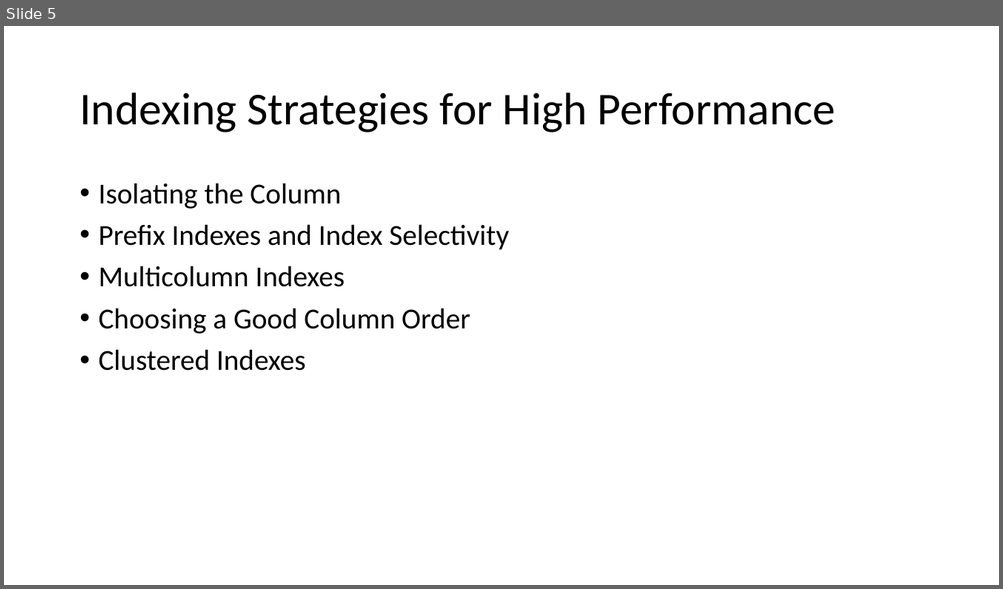
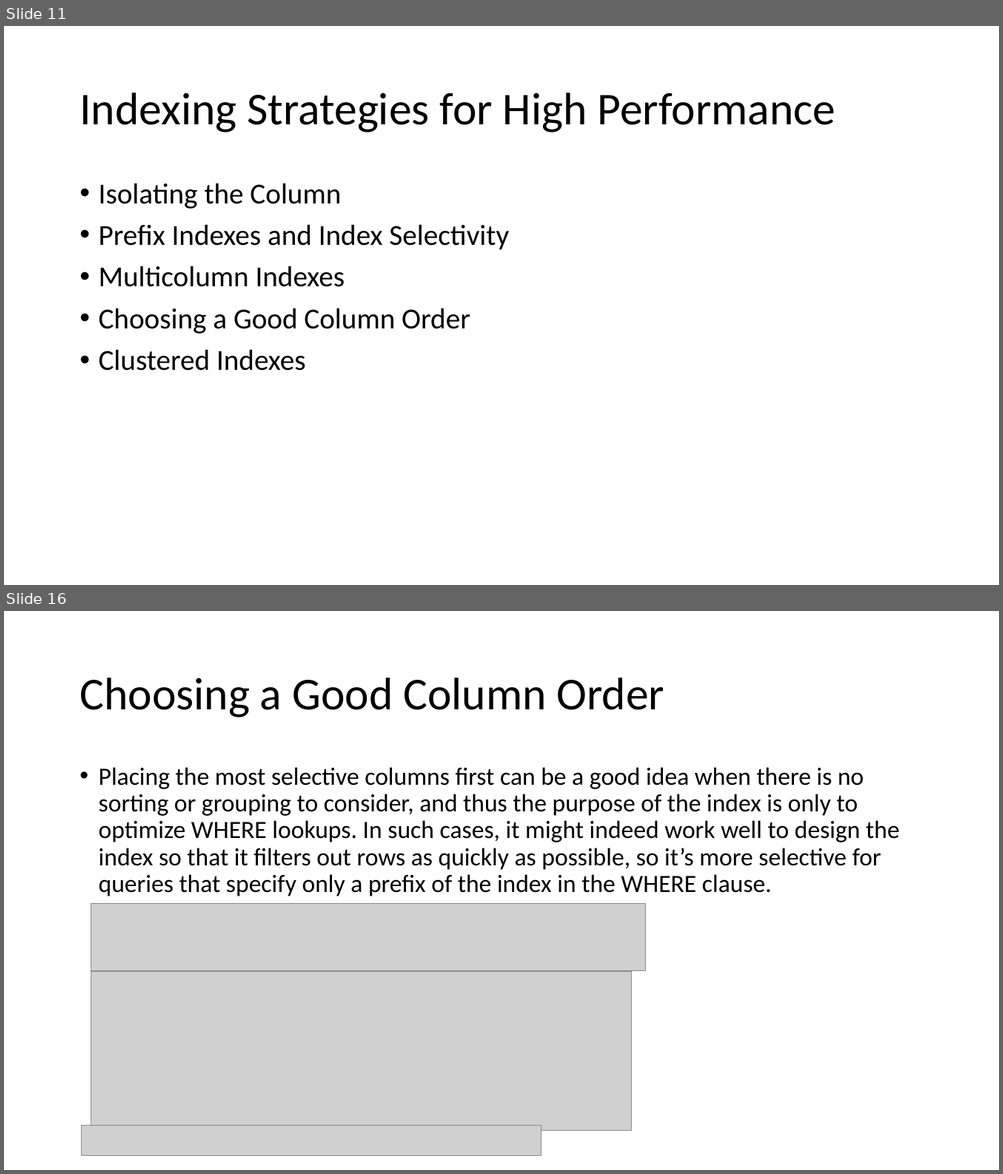
Before and after one commit to virh/case-study, a slide deck: vitess/MySQL Index & Orchestrator.pptx. Shown one above the other, each under a label of ours: slide 5 before the commit, slides 11 and 16 after it; the slides between them are not shown. The pictures are 1003x589 and 1003x1174 pixels, drawn with LibreOffice and Linux fonts; fonts in the diff are those of the drawing; grey boxes stand for pictures. Boxes give left, top, right and bottom in pixels: in the first picture for what was removed or moved away, otherwise in the second. Text is boxed around its words. In the diff, an @@ line names an element or a change of style, - is before the commit and + after.

```diff
--- a/vitess/MySQL Index & Orchestrator.pptx
+++ b/vitess/MySQL Index & Orchestrator.pptx
@@ slide 16 added at box(4, 611, 999, 1170), background #FFFFFF @@
@@ title added at box(79, 678, 665, 718), 44 pt, text #000000 @@
+Choosing a Good Column Order
@@ text added at box(99, 767, 899, 897), 24 pt, text #000000 @@
+• Placing the most selective columns first can be a good idea when there is no sorting or grouping to consider, and thus the purpose of the index is only to optimize WHERE lookups. In such cases, it might indeed work well to design the index so that it filters out rows as quickly as possible, so it’s more selective for queries that specify only a prefix of the index in the WHERE clause.
@@ picture added at box(91, 903, 646, 971) @@
@@ picture added at box(91, 972, 631, 1131) @@
@@ picture added at box(82, 1126, 541, 1156) @@
@@ what was slide 5 is now slide 11 @@
```
Also in this commit, not shown: 1 slide changed, 11 other slides added.
